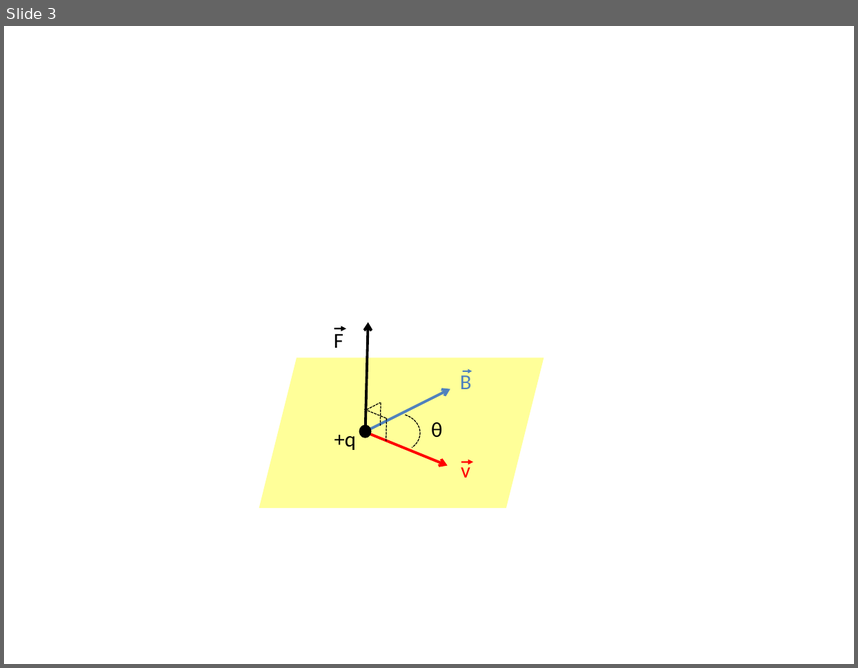
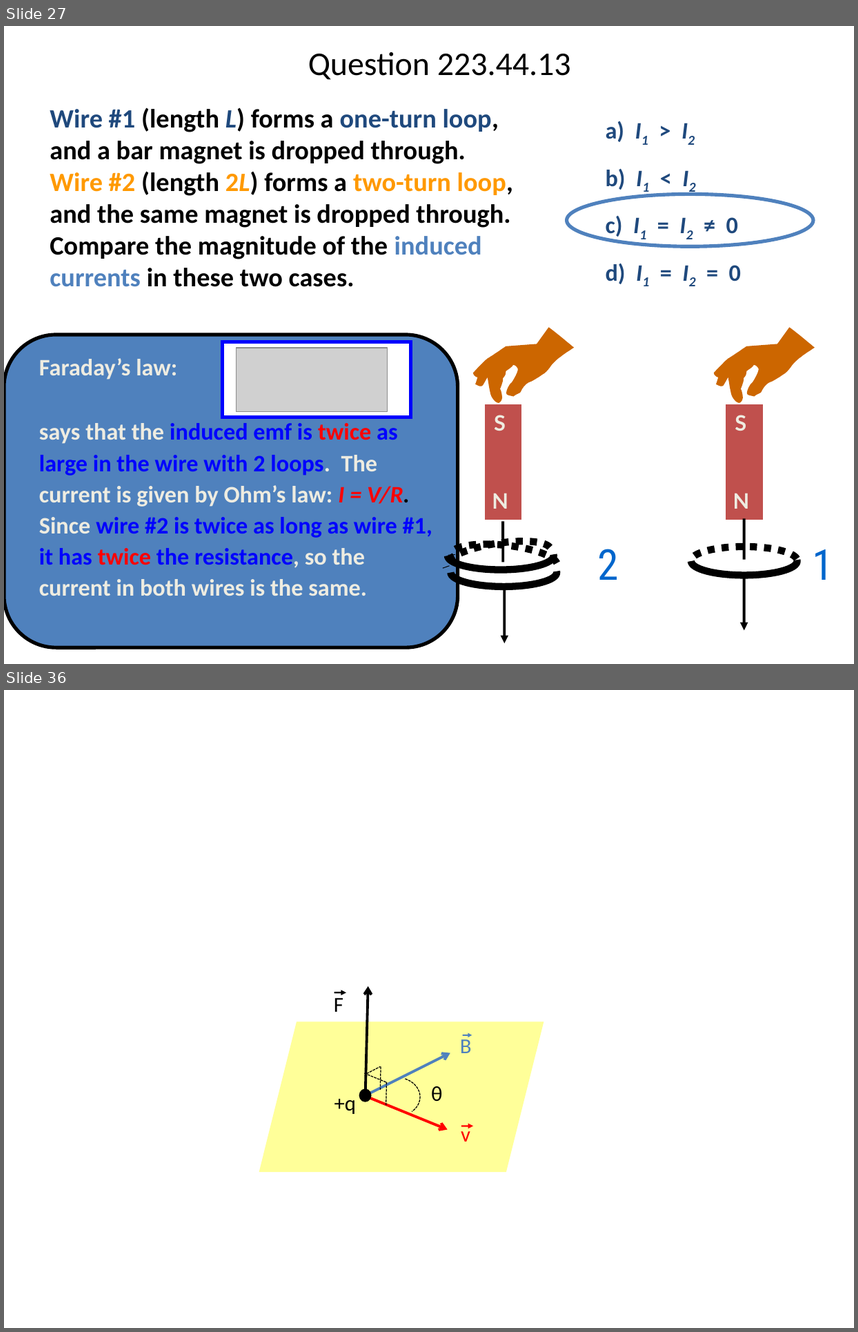
Before and after one commit to rtlines/PH223-Engineering-Physics, a slide deck: Slides/PH223_Lecture_44.pptx. Shown one above the other, each under a label of ours: slide 3 before the commit, slides 27 and 36 after it; the slides between them are not shown. The pictures are 858x668 and 858x1332 pixels, drawn with LibreOffice and Linux fonts; fonts in the diff are those of the drawing; grey boxes stand for pictures. Boxes give left, top, right and bottom in pixels: in the first picture for what was removed or moved away, otherwise in the second. Text is boxed around its words. In the diff, an @@ line names an element or a change of style, - is before the commit and + after.

```diff
--- a/Slides/PH223_Lecture_44.pptx
+++ b/Slides/PH223_Lecture_44.pptx
@@ slide 27 added at (4,26,854,664), background #FFFFFF @@
@@ title added at (308,52,571,80), 28 pt, text #000000 @@
+Question 223.44.13
@@ text added at (50,107,513,287), 22.4 pt, text #000000, bold @@
+Wire #1 (length L) forms a one-turn loop, and a bar magnet is dropped through. Wire #2 (length 2L) forms a two-turn loop, and the same magnet is dropped through. Compare the magnitude of the induced currents in these two cases.
@@ text added at (606,121,741,284), 20 pt, text #1F497D, bold @@
+a) I1 > I2
+b) I1 < I2
+c) I1 = I2 ≠ 0
+d) I1 = I2 = 0
@@ ellipse added at (567,194,813,247), outline #4F81BD 3 pt @@
@@ rounded rectangle added at (4,334,458,648), fill #4F81BD, outline #000000 3 pt @@
@@ rectangle added at (223,341,411,416), fill #FFFFFF, outline #0000FF 3 pt @@
@@ picture added at (236,348,388,411) @@
@@ text added at (39,358,432,595), 20 pt, text #EEECE1, bold @@
+Faraday’s law:
+says that the induced emf is twice as large in the wire with 2 loops. The current is given by Ohm’s law: I = V/R. Since wire #2 is twice as long as wire #1, it has twice the resistance, so the current in both wires is the same.
@@ group added at (444,327,833,643): 8 freeform shapes, 6 texts, 2 rectangles, 2 lines, 2 arrows @@
+N
+S
+N
+S
+1
+2
@@ what was slide 3 is now slide 36 @@
```
Also in this commit, not shown: 34 other slides added, 20 other files.
